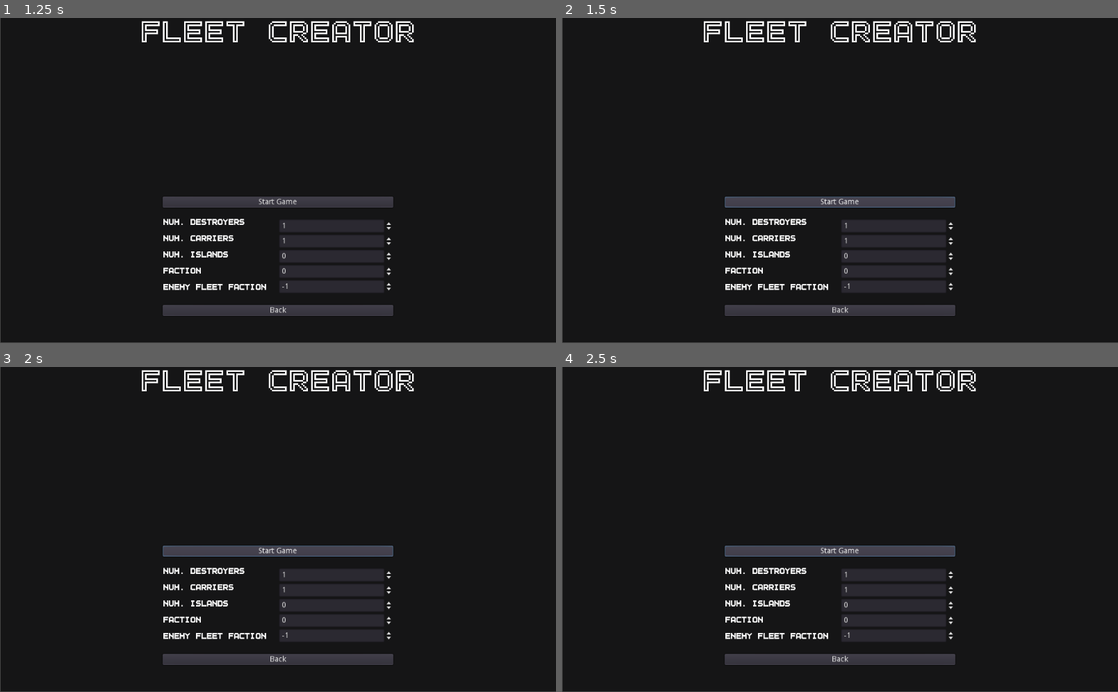
Above: before the commit, frames 1-4 (two rows, left to right).
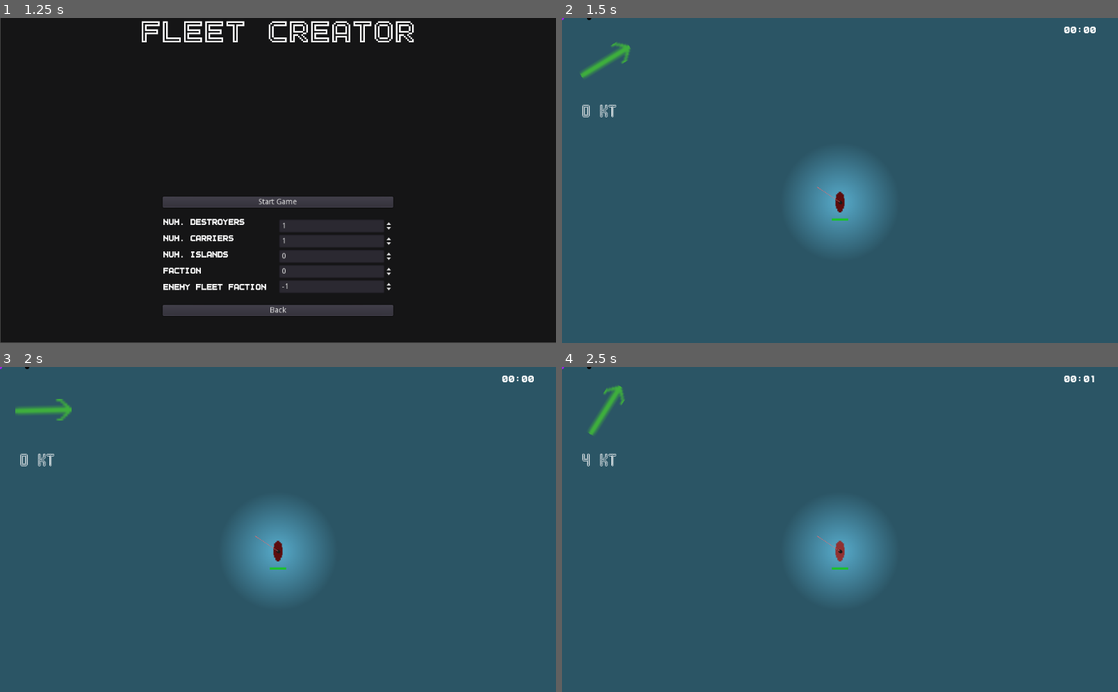
Above: after the commit, the same moments.

Repository: peter-shaw-benson/naval-game
Game: Godot game, scene res://gui/MainMenu.tscn
Two runs of this game, one before a commit and one after it. Both use one fixed random seed, a clock stepped at 60 frames per second and the inputs below.
Inputs (mouse positions are in pixels of both pictures, inside the frame that each line leads up to):
- Up to frame 1 (1.25 s): click "Start Game" at 0.5 s
- Up to frame 2 (1.5 s): click "Start Game" at 1.25 s
- Up to frame 3 (2 s): no input
- Up to frame 4 (2.5 s): click (840, 552) at 2 s, where only the run before the commit has a clickable "Start Game"

Frame 1 is identical in both runs. In frame 2, 100% of the frame differs, in the area x 0-100%, y 0-100%; in frame 3, 100%; in frame 4, 100%.
Error before the commit: Parse Error: The identifier "WeaponJSON" isn't declared in the current scope. (res://Weapons/WeaponJSON.gd:72)

Commit message:
added flak guns. it's a little jank – they shoot a stream of bullets that spread apart.

Diff:
--- a/Entities/Ships/gunboat_test.gd
+++ b/Entities/Ships/gunboat_test.gd
@@ -2,7 +2,7 @@
 extends Ship
 
 var LightGun = preload("res://Weapons/LightGun.gd")
-var LightGun = preload("res://Weapons/FlakGun.gd")
+var FlakGun = preload("res://Weapons/FlakGun.gd")
 var Torpedo = preload("res://Weapons/Torpedo.gd")
 var MachineGun = preload("res://Weapons/MachineGun.gd")
 
@@ -43,8 +43,8 @@
 #	{"weapon": LightGun.new(), "offset": [0,0], "barrels": 1,
 #	"sprite_path": fletcher_turret_path, "turn_weight":0.02, "firing_arc": [90, 270]},
 
-	{"weapon": LightGun.new(), "offset": [0,0], "barrels": 1,
-	"sprite_path": fletcher_turret_path, "turn_weight":0.02, "firing_arc": [-180, 180]},
+#	{"weapon": LightGun.new(), "offset": [0,0], "barrels": 1,
+#	"sprite_path": fletcher_turret_path, "turn_weight":0.02, "firing_arc": [-180, 180]},
 
 	{"weapon": FlakGun.new(), "offset": [0,0], "barrels": 1,
 	"sprite_path": fletcher_turret_path, "turn_weight":0.02, "firing_arc": [-180, 180]},
--- a/Ships2/Bullets/Bullet.gd
+++ b/Ships2/Bullets/Bullet.gd
@@ -7,6 +7,7 @@
 var lifetime: float
 
 var flakgun = false
+var flak_exploded = false
 
 var weaponData: Weapon
 
@@ -67,10 +68,11 @@
 	# test if max range is reached
 	if self.global_position.distance_to(self.initial_pos) >= self.max_range:
 
-		if flakgun:
+		if flakgun and not flak_exploded:
 			handle_flakgun()
 
-		queue_free()
+		else:
+			queue_free()
 
 
 # IDEAS:
@@ -79,6 +81,7 @@
 
 
 func _on_AnimatedSprite_animation_finished():
+
 	queue_free()
 
 
@@ -106,29 +109,18 @@
 			body.take_damage(self.weaponData)
 
 func handle_flakgun():
-	get_node("AnimatedSprite").animation = "explosion"
-	get_node("AnimatedSprite").play()
 
-	self.speed = 0
+	#self.speed = 0
 
-	# make baby bullets
-	var num_bullets = int(randf() * 5) + 3
+	self.initial_pos = self.global_position
+	self.max_range = 20
+	self.rotation += ((randf() * 2) - 1)
+	self.speed += 100
 
-	for b in num_bullets:
-		var bullet = Bullet.instance()
+	flak_exploded = true
 
-		bullet.init(weaponData, self.global_position)
+	#get_node("AnimatedSprite").animation = "shell"
 
-		get_tree().root.add_child(bullet)
-
-		bullet.transform = $Barrel.global_transform
-
-		# add bullet spread
-		var this_bullet_spread = ((randf() * 2) - 1) * bullet
-
-		#print(this_bullet_spread)
-
-		bullet.rotation += this_bullet_spread
 
 
 func _on_fuseTimer_timeout():
--- a/Ships2/Planes/PlaneBoid.gd
+++ b/Ships2/Planes/PlaneBoid.gd
@@ -320,7 +320,7 @@
 	#print(weapon.get_name())
 
 	if self.get_health() <= 0:
-		print("plane lost")
+		#print("plane lost")
 		queue_free()
 
 func get_health():
--- a/Ships2/Turrets/Turret.gd
+++ b/Ships2/Turrets/Turret.gd
@@ -240,8 +240,22 @@
 
 func shoot():
 
-	if (in_weapons_range and pointing_at_enemy) or \
-		(in_weapons_range and locked):
+#	if (in_weapons_range and pointing_at_enemy) or \
+#		(in_weapons_range and locked):
+
+		if weaponData.get_name() == "flakgun":
+			num_barrels = (int(randf() * 5) + 3)
+
+		var accuracy_improvement = (-1) * shot_count * weaponData.get_accuracy_gain()
+		# current accuracy = bullet_spread * accuracyGainFactor ^ (shot_count * accuracy gain)
+
+		var new_spread = self.bullet_spread * pow(GameState.get_accuracy_growth_factor(), accuracy_improvement)
+
+		if new_spread <= 0:
+			new_spread = 0.01
+
+		# add bullet spread
+		var this_bullet_spread = spread_rng.randf_range(-1 * new_spread, new_spread)
 
 		for b in self.num_barrels:
 			# shoot one bullet per barrel
@@ -253,21 +267,6 @@
 			get_tree().root.add_child(bullet)
 
 			bullet.transform = $Barrel.global_transform
-
-			var accuracy_improvement = (-1) * shot_count * weaponData.get_accuracy_gain()
-
-			# current accuracy = bullet_spread * accuracyGainFactor ^ (shot_count * accuracy gain)
-
-			var new_spread = self.bullet_spread * pow(GameState.get_accuracy_growth_factor(), accuracy_improvement)
-
-			if new_spread <= 0:
-				new_spread = 0.01
-
-			#print(shot_count, "\t", self.bullet_spread, "\t", weaponData.get_accuracy_gain(), "\t", accuracy_improvement, "\t", new_spread)
-
-			# add bullet spread
-			var this_bullet_spread = spread_rng.randf_range(-1 * new_spread, new_spread)
-
 			#print(this_bullet_spread)
 
 			bullet.rotation += this_bullet_spread
--- a/Weapons/WeaponJSON.gd
+++ b/Weapons/WeaponJSON.gd
@@ -67,6 +67,3 @@
 
 func is_aa_gun():
 	return self.weapon_data["aa_gun"]
-
-func get_flak_bullet():
-	return WeaponJSON.init()
--- a/config_files/weapon_stats.json
+++ b/config_files/weapon_stats.json
@@ -77,13 +77,13 @@
   },
   "FlakGun": {
     "name": "flakgun",
-    "speed": 200,
+    "speed": 300,
   	"max_range": 80,
   	"fire_rate": 10,
   	"damage": 2,
   	"piercing": 1,
   	"armor_damage": 0,
-    "base_accuracy": 0.4,
+    "base_accuracy": 0.3,
   	"accuracy_gain": 0.03,
     "aa_gun": true
   },
